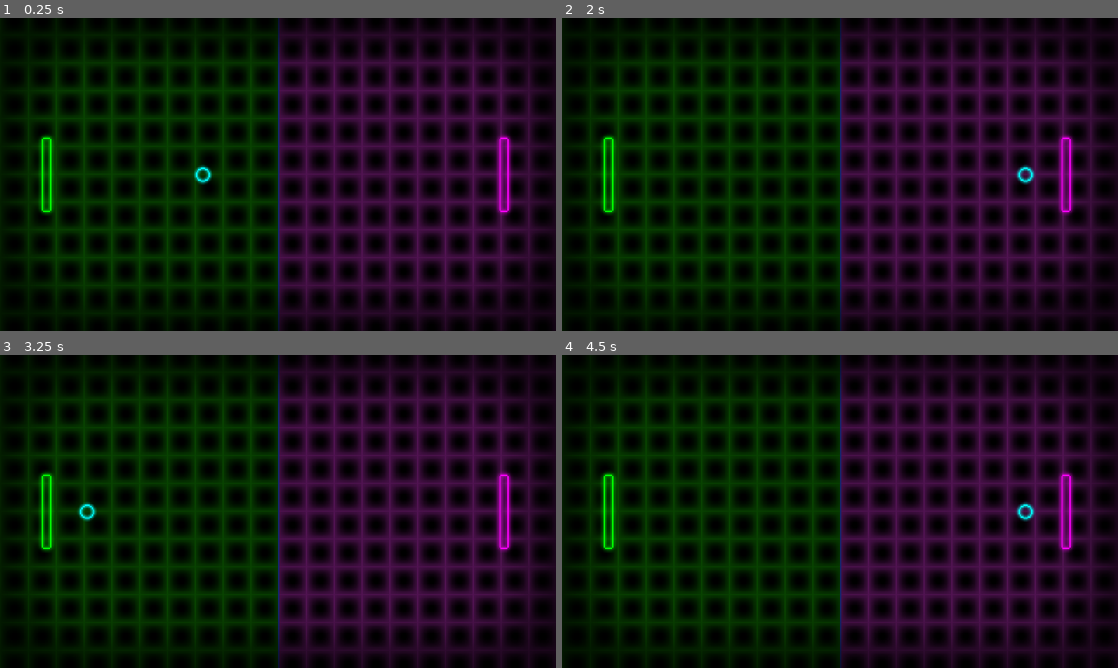
Above: before the commit, frames 1-4 (two rows, left to right).
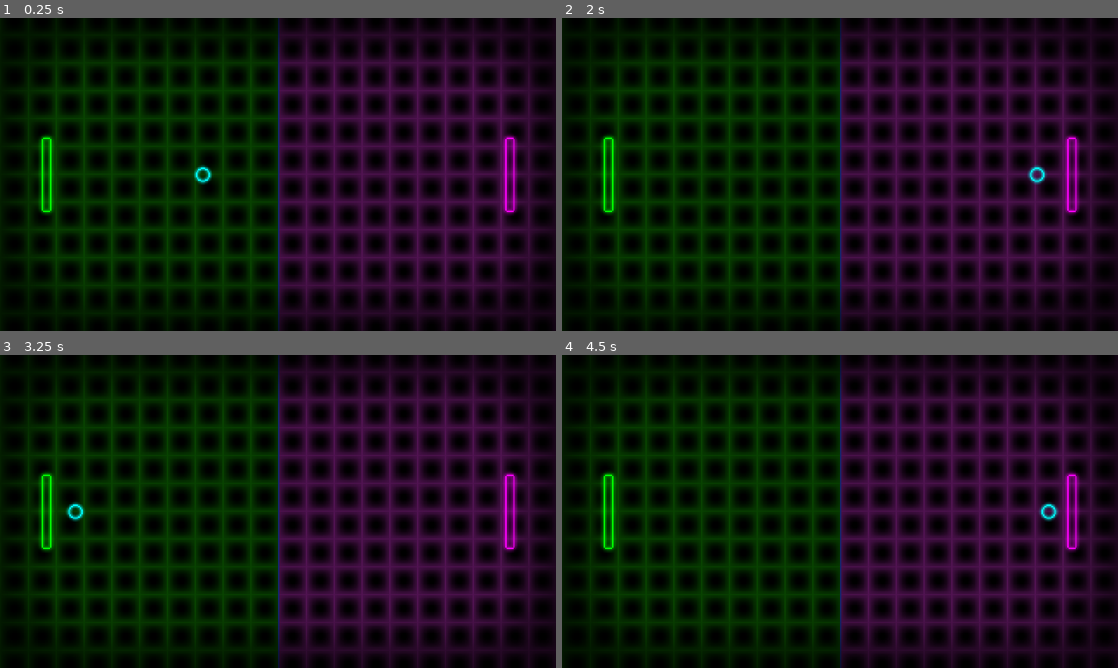
Above: after the commit, the same moments.

Repository: adatechschool/spin-spong
Game: Godot game, scene res://scenes/Pong.tscn
Two runs of this game, one before a commit and one after it. Both use one fixed random seed, a clock stepped at 60 frames per second and the inputs below.
Inputs:
- Up to frame 1 (0.25 s): no input
- Up to frame 2 (2 s): no input
- Up to frame 3 (3.25 s): no input
- Up to frame 4 (4.5 s): no input

The runs differ from the first frame. In frame 1, 0.8% of the frame differs, in the area x 89-94%, y 37-63%; in frame 2, 1.1%; in frame 3, 1.0%; in frame 4, 1.1%, in the area x 81-94%, y 37-63%.

Commit message:
Fix right paddle initial position

Diff:
--- a/scenes/Pong.tscn
+++ b/scenes/Pong.tscn
@@ -19,15 +19,15 @@
 
 [node name="Paddles" type="Node" parent="."]
 
-[node name="PaddleLuc" parent="Paddles" instance=ExtResource( 5 )]
+[node name="PaddleAdriel" parent="Paddles" instance=ExtResource( 5 )]
 position = Vector2( 40, 135 )
 rotation_direction = -1
 up = "luc_goes_up"
 down = "luc_goes_down"
 color = Color( 0, 1, 0, 1 )
 
-[node name="PaddleAdriel" parent="Paddles" instance=ExtResource( 5 )]
-position = Vector2( 435, 135 )
+[node name="PaddleLuc" parent="Paddles" instance=ExtResource( 5 )]
+position = Vector2( 440, 135 )
 up = "adriel_goes_up"
 down = "adriel_goes_down"
 color = Color( 1, 0, 1, 1 )
